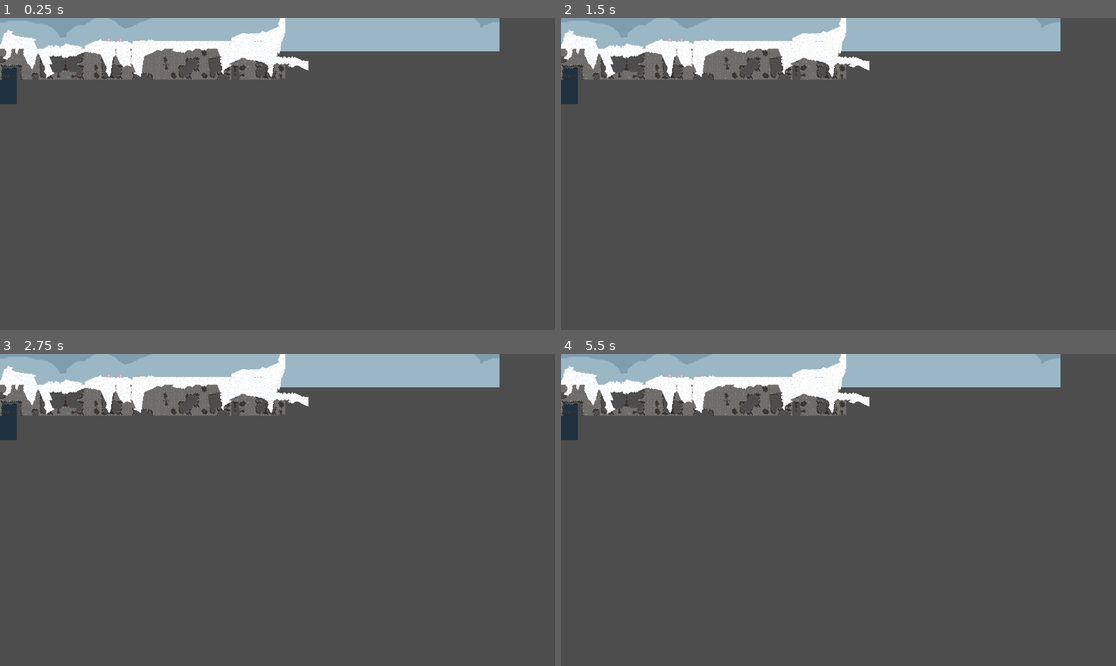
Above: before the commit, frames 1-4 (two rows, left to right).
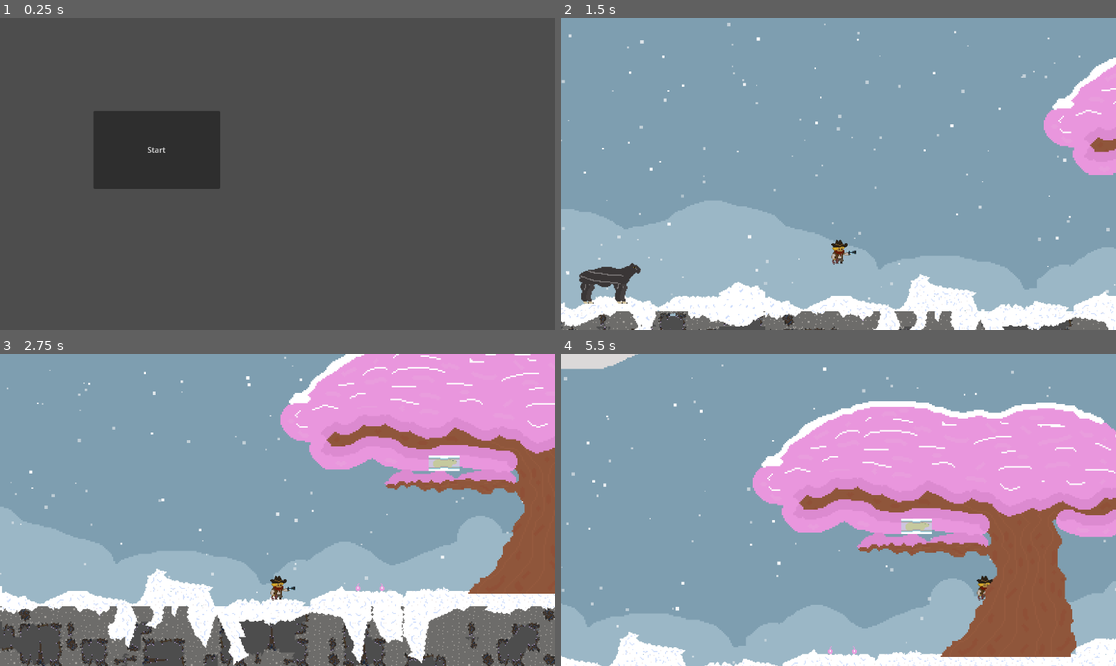
Above: after the commit, the same moments.

Repository: sDANTOSO/CozySnowCowboyGame
Game: Godot game, scene res://Scenes/main_menu.tscn
Same seed, same stepped clock (60 frames per second), same inputs: the game is played once before the commit and once after it. Before the commit the project starts from res://Scenes/the_snow.tscn.
Inputs (mouse positions are in pixels of both pictures, inside the frame that each line leads up to):
- Up to frame 1 (0.25 s): no input
- Up to frame 2 (1.5 s): click (572, 27) at 0.52 s; click (716, 149) at 1.25 s, where only the run after the commit has a clickable "Start"
- Up to frame 3 (2.75 s): tap Enter (ui_accept) at 2, 2.27 s; move the mouse to (399, 494) at 2.02 s; hold D (right) from 2.03 s (still down); tap F (Grab) at 2.1 s
- Up to frame 4 (5.5 s): move the mouse to (727, 525) at 2.77 s; click (727, 525) at 2.85 s; tap Enter (ui_accept) at 3.02, 4.52, 5.27 s; move the mouse to (894, 441) at 3.52 s; release D (right) at 3.53 s; hold A (left) 3.53-4.28 s; tap E (dismount) at 3.6 s; move the mouse to (810, 572) at 4.27 s; hold D (right) from 4.28 s (still down); tap Alt at 4.35 s; move the mouse to (1005, 556) at 5.02 s; tap Shift at 5.1 s

The runs differ from the first frame. In frame 1, 19% of the frame differs, in the area x 0-90%, y 0-55%; in frame 2, 98%; in frame 3, 95%; in frame 4, 100%, in the area x 0-100%, y 0-100%.

Commit message:
Added some UI

Diff:
--- /dev/null
+++ b/cozy-snow-cowboy/Scenes/cryo_box.tscn
@@ -0,0 +1,54 @@
+[gd_scene load_steps=6 format=3 uid="uid://dr5sls6odbsso"]
+
+[ext_resource type="Script" uid="uid://crabjdeuda0wt" path="res://top.gd" id="1_85w6k"]
+[ext_resource type="Texture2D" uid="uid://dvpf1yd6ehojq" path="res://Assets/CryoTopHalf.png" id="1_kwju0"]
+[ext_resource type="Texture2D" uid="uid://kgbia04cxwam" path="res://Assets/CryoBottomHalf.png" id="2_85w6k"]
+[ext_resource type="Texture2D" uid="uid://bqs6tkwfk7hcx" path="res://Assets/WaterBackgrou2nd.png" id="4_p5bm8"]
+
+[sub_resource type="RectangleShape2D" id="RectangleShape2D_jrra5"]
+size = Vector2(93, 74)
+
+[node name="CryoBox" type="Node2D"]
+
+[node name="Top" type="RigidBody2D" parent="."]
+position = Vector2(-351, 63)
+collision_layer = 128
+collision_mask = 255
+script = ExtResource("1_85w6k")
+
+[node name="CollisionPolygon2D" type="CollisionPolygon2D" parent="Top"]
+position = Vector2(0, 1)
+polygon = PackedVector2Array(272, -30, 272, -38, 304, -38, 304, -30, 303, -37, 288, -38, 273, -37)
+
+[node name="CryoTopHalf" type="Sprite2D" parent="Top"]
+position = Vector2(288, -37)
+scale = Vector2(0.9999999, 0.9999999)
+texture = ExtResource("1_kwju0")
+
+[node name="Bottom" type="RigidBody2D" parent="."]
+position = Vector2(-309, 63)
+collision_layer = 132
+collision_mask = 255
+
+[node name="CryoBottomHalf" type="Sprite2D" parent="Bottom"]
+position = Vector2(246, -37)
+texture = ExtResource("2_85w6k")
+
+[node name="CollisionPolygon2D" type="CollisionPolygon2D" parent="Bottom"]
+position = Vector2(325, -64)
+polygon = PackedVector2Array(-95, 35, -95, 43, -63, 43, -63, 35, -64, 42, -79, 43, -94, 42)
+
+[node name="WaterArea" type="StaticBody2D" parent="."]
+collision_layer = 0
+collision_mask = 0
+
+[node name="WaterBackground" type="Sprite2D" parent="WaterArea"]
+position = Vector2(-13, 139)
+texture = ExtResource("4_p5bm8")
+
+[node name="Area2D" type="Area2D" parent="WaterArea"]
+
+[node name="CollisionShape2D" type="CollisionShape2D" parent="WaterArea/Area2D"]
+visible = false
+position = Vector2(126.5, 90)
+shape = SubResource("RectangleShape2D_jrra5")
--- /dev/null
+++ b/cozy-snow-cowboy/Scenes/main_menu.tscn
@@ -0,0 +1,27 @@
+[gd_scene load_steps=2 format=3 uid="uid://bjm7ois8qg6m4"]
+
+[ext_resource type="Script" uid="uid://jbnrh7rgbvy1" path="res://main_menu.gd" id="1_28flt"]
+
+[node name="Main menu" type="Node2D"]
+script = ExtResource("1_28flt")
+
+[node name="Control" type="Control" parent="."]
+layout_mode = 3
+anchors_preset = 0
+offset_right = 40.0
+offset_bottom = 40.0
+
+[node name="TextureButton" type="TextureButton" parent="Control"]
+layout_mode = 0
+offset_right = 40.0
+offset_bottom = 40.0
+
+[node name="Button" type="Button" parent="Control"]
+layout_mode = 0
+offset_left = 194.0
+offset_top = 193.0
+offset_right = 457.0
+offset_bottom = 355.0
+text = "Start"
+
+[connection signal="pressed" from="Control/Button" to="." method="_on_button_pressed"]
--- a/cozy-snow-cowboy/Scenes/theSnow.tscn
+++ b/cozy-snow-cowboy/Scenes/theSnow.tscn
@@ -2,10 +2,10 @@
 
 [ext_resource type="PackedScene" uid="uid://bua6thnyrktmw" path="res://Scenes/the_main.tscn" id="1_pv3w6"]
 [ext_resource type="PackedScene" uid="uid://dgj5najb6c1qp" path="res://Scenes/the_snow.tscn" id="2_3v7dj"]
-[ext_resource type="PackedScene" uid="uid://cqlvwanlj647b" path="res://fourmyle.tscn" id="3_3v7dj"]
-[ext_resource type="PackedScene" uid="uid://cfckt23m1v4da" path="res://tree.tscn" id="4_1jrh8"]
-[ext_resource type="PackedScene" uid="uid://ckrc2y7xwawng" path="res://capybara.tscn" id="5_rceaq"]
-[ext_resource type="PackedScene" uid="uid://cis5ryt48ehg0" path="res://blobfish.tscn" id="5_s8ngn"]
+[ext_resource type="PackedScene" uid="uid://cqlvwanlj647b" path="res://Scenes/fourmyle.tscn" id="3_3v7dj"]
+[ext_resource type="PackedScene" uid="uid://cfckt23m1v4da" path="res://Scenes/tree.tscn" id="4_1jrh8"]
+[ext_resource type="PackedScene" uid="uid://ckrc2y7xwawng" path="res://Scenes/capybara.tscn" id="5_rceaq"]
+[ext_resource type="PackedScene" uid="uid://cis5ryt48ehg0" path="res://Scenes/blobfish.tscn" id="5_s8ngn"]
 [ext_resource type="Script" uid="uid://e22n66nryo5q" path="res://Scenes/unstable.gd" id="6_g2qjc"]
 [ext_resource type="Texture2D" uid="uid://cowoyl6q0227k" path="res://Assets/Cliff.png" id="6_rceaq"]
 
--- a/cozy-snow-cowboy/Scenes/the_main.gd
+++ b/cozy-snow-cowboy/Scenes/the_main.gd
@@ -1,11 +1,29 @@
 extends Node2D
 
 
-var laserball_scene = preload("res://laserball.tscn")
-
+var laserball_scene = preload("res://Scenes/laserball.tscn")
+var gamePaused=false
 #func _ready() -> void:
 	#for scout in get_tree().get_nodes_in_group('Scouts'):
 		#scout.connect('laserball',_on_scout_laserball)
+func _process(delta: float) -> void:
+	if Input.is_action_just_pressed("pause") && gamePaused:
+		unpause()
+		gamePaused=false
+	if Input.is_action_just_pressed("pause") && gamePaused==false:
+
+		pause()
+		gamePaused=true
+
+func pause():
+	get_tree().paused = true
+	$PauseMenu.show()
+
+
+func unpause():
+	$PauseMenu.hide()
+	get_tree().paused=false
+
 
 func _on_maincharacter_laser_shot(pos: Variant, direction: Variant) -> void:
 	create_laser(pos,direction)
--- a/cozy-snow-cowboy/Scenes/the_main.tscn
+++ b/cozy-snow-cowboy/Scenes/the_main.tscn
@@ -1,16 +1,17 @@
-[gd_scene format=3 uid="uid://bua6thnyrktmw"]
+[gd_scene load_steps=4 format=3 uid="uid://bua6thnyrktmw"]
 
 [ext_resource type="PackedScene" uid="uid://5fj8vw51ttiq" path="res://Scenes/maincharacter.tscn" id="1_1vb85"]
 [ext_resource type="Script" uid="uid://dktut6xugwcjb" path="res://Scenes/the_main.gd" id="1_mukro"]
+[ext_resource type="PackedScene" uid="uid://vkpulhv270xm" path="res://pause_menu.tscn" id="3_gyvgq"]
 
-[node name="theMain" type="Node2D" unique_id=1882367490]
+[node name="theMain" type="Node2D"]
 script = ExtResource("1_mukro")
 
-[node name="Projectiles" type="Node2D" parent="." unique_id=915955275]
+[node name="Projectiles" type="Node2D" parent="."]
 
-[node name="Maincharacter" parent="." unique_id=2134009318 instance=ExtResource("1_1vb85")]
+[node name="Maincharacter" parent="." instance=ExtResource("1_1vb85")]
 
-[node name="Camera2D" type="Camera2D" parent="Maincharacter" unique_id=1559859342]
+[node name="Camera2D" type="Camera2D" parent="Maincharacter"]
 position = Vector2(-2, 19)
 offset = Vector2(0, -100)
 zoom = Vector2(2, 2)
@@ -19,4 +20,11 @@
 limit_right = 590
 limit_bottom = 10000020
 
+[node name="PauseMenu" parent="." instance=ExtResource("3_gyvgq")]
+visible = false
+offset_left = -160.0
+offset_top = -185.0
+offset_right = -160.0
+offset_bottom = -185.0
+
 [connection signal="laser_shot" from="Maincharacter" to="." method="_on_maincharacter_laser_shot"]
--- a/cozy-snow-cowboy/Scenes/the_snow.tscn
+++ b/cozy-snow-cowboy/Scenes/the_snow.tscn
@@ -1,17 +1,13 @@
-[gd_scene load_steps=30 format=4 uid="uid://dgj5najb6c1qp"]
+[gd_scene load_steps=28 format=4 uid="uid://dgj5najb6c1qp"]
 
 [ext_resource type="Script" uid="uid://dbq456b26kpxx" path="res://Scenes/the_snow.gd" id="1_7s3q5"]
 [ext_resource type="Texture2D" uid="uid://tc0r2lkhckbc" path="res://Assets/CSBBackground.png" id="1_sknuc"]
 [ext_resource type="Texture2D" uid="uid://qko46x7kdxu0" path="res://Assets/ROCKMAP.png" id="3_sknuc"]
-[ext_resource type="Texture2D" uid="uid://bqs6tkwfk7hcx" path="res://Assets/WaterBackgrou2nd.png" id="3_uy35t"]
 [ext_resource type="PackedScene" uid="uid://b5jticawvyf7a" path="res://Scenes/cave.tscn" id="4_fhhhh"]
 [ext_resource type="Texture2D" uid="uid://b7j4kjsq5sc1s" path="res://Assets/Snow.png" id="4_uy35t"]
 [ext_resource type="Texture2D" uid="uid://dqo84fv6fadxi" path="res://Assets/Snowv2.png" id="7_4hloa"]
 [ext_resource type="Texture2D" uid="uid://ch8a2ovch047g" path="res://Assets/Snow3.png" id="8_p61nb"]
 [ext_resource type="Texture2D" uid="uid://dfssmvydse2ag" path="res://Assets/Marsh2.png" id="14_4a43q"]
-
-[sub_resource type="RectangleShape2D" id="RectangleShape2D_uy35t"]
-size = Vector2(93, 74)
 
 [sub_resource type="TileSetAtlasSource" id="TileSetAtlasSource_d6jkq"]
 texture = ExtResource("3_sknuc")
@@ -199,7 +195,7 @@
 sources/4 = SubResource("TileSetAtlasSource_aw70g")
 
 [sub_resource type="OccluderPolygon2D" id="OccluderPolygon2D_revar"]
-polygon = PackedVector2Array(-459, 282, -459, 178, -440, 175, -424, 190, -439, 247, -399, 276, -343, …(249 unchanged characters)…
+polygon = PackedVector2Array(-459, 282, -465, 129, -430, 148, -424, 190, -439, 247, -399, 276, -343, …(249 unchanged characters)…
 
 [sub_resource type="Curve" id="Curve_revar"]
 _data = [Vector2(0.019943021, 1), 0.0, 0.0, 0, 0, Vector2(1, 0), -2.6701674, 0.0, 0, 0]
@@ -253,21 +249,6 @@
 visible = false
 position = Vector2(-947, -277)
 
-[node name="WaterArea" type="StaticBody2D" parent="."]
-collision_layer = 0
-collision_mask = 0
-
-[node name="WaterBackground" type="Sprite2D" parent="WaterArea"]
-position = Vector2(-13, 139)
-texture = ExtResource("3_uy35t")
-
-[node name="Area2D" type="Area2D" parent="WaterArea"]
-
-[node name="CollisionShape2D" type="CollisionShape2D" parent="WaterArea/Area2D"]
-visible = false
-position = Vector2(126.5, 90)
-shape = SubResource("RectangleShape2D_uy35t")
-
 [node name="RockArea" type="Area2D" parent="."]
 collision_layer = 0
 collision_mask = 0
@@ -322,5 +303,3 @@
 process_material = SubResource("ParticleProcessMaterial_revar")
 
 [connection signal="player_entered_cave" from="cave" to="cave" method="_on_player_entered_cave"]
-[connection signal="body_entered" from="WaterArea/Area2D" to="." method="_on_area_2d_body_entered"]
-[connection signal="body_exited" from="WaterArea/Area2D" to="." method="_on_area_2d_body_exited"]
--- a/cozy-snow-cowboy/cryo_box.tscn
+++ /dev/null
@@ -1,35 +0,0 @@
-[gd_scene format=3 uid="uid://dr5sls6odbsso"]
-
-[ext_resource type="Script" uid="uid://crabjdeuda0wt" path="res://top.gd" id="1_85w6k"]
-[ext_resource type="Texture2D" uid="uid://dvpf1yd6ehojq" path="res://Assets/CryoTopHalf.png" id="1_kwju0"]
-[ext_resource type="Texture2D" uid="uid://kgbia04cxwam" path="res://Assets/CryoBottomHalf.png" id="2_85w6k"]
-
-[node name="CryoBox" type="Node2D" unique_id=323775312]
-
-[node name="Top" type="RigidBody2D" parent="." unique_id=1087900755]
-position = Vector2(-351, 63)
-collision_layer = 128
-collision_mask = 255
-script = ExtResource("1_85w6k")
-
-[node name="CollisionPolygon2D" type="CollisionPolygon2D" parent="Top" unique_id=1830441538]
-position = Vector2(0, 1)
-polygon = PackedVector2Array(272, -30, 272, -38, 304, -38, 304, -30, 303, -37, 288, -38, 273, -37)
-
-[node name="CryoTopHalf" type="Sprite2D" parent="Top" unique_id=1104411823]
-position = Vector2(288, -37)
-scale = Vector2(0.9999999, 0.9999999)
-texture = ExtResource("1_kwju0")
-
-[node name="Bottom" type="RigidBody2D" parent="." unique_id=1634713945]
-position = Vector2(-309, 63)
-collision_layer = 132
-collision_mask = 255
-
-[node name="CryoBottomHalf" type="Sprite2D" parent="Bottom" unique_id=1845074513]
-position = Vector2(246, -37)
-texture = ExtResource("2_85w6k")
-
-[node name="CollisionPolygon2D" type="CollisionPolygon2D" parent="Bottom" unique_id=1315981465]
-position = Vector2(325, -64)
-polygon = PackedVector2Array(-95, 35, -95, 43, -63, 43, -63, 35, -64, 42, -79, 43, -94, 42)
--- /dev/null
+++ b/cozy-snow-cowboy/main_menu.gd
@@ -0,0 +1,20 @@
+extends Node2D
+
+
+
+func _on_start_pressed() -> void:
+
+	get_tree().change_scene_to_file("res://Scenes/theSnow.tscn")
+
+func _on_controls_pressed() -> void:
+	pass # Replace with function body.
+
+
+func _on_quit_pressed() -> void:
+	get_tree().quit()
+	pass # Replace with function body.
+
+
+func _on_button_pressed() -> void:
+	get_tree().change_scene_to_file("res://Scenes/theSnow.tscn")
+	pass # Replace with function body.
--- /dev/null
+++ b/cozy-snow-cowboy/pause_menu.gd
@@ -0,0 +1,16 @@
+extends Control
+
+
+# Called when the node enters the scene tree for the first time.
+func _ready() -> void:
+	pass # Replace with function body.
+
+
+# Called every frame. 'delta' is the elapsed time since the previous frame.
+func _process(delta: float) -> void:
+	pass
+
+
+func _on_button_pressed() -> void:
+	$".".hide()
+	get_tree().paused=false
--- /dev/null
+++ b/cozy-snow-cowboy/pause_menu.tscn
@@ -0,0 +1,53 @@
+[gd_scene load_steps=7 format=3 uid="uid://vkpulhv270xm"]
+
+[ext_resource type="Texture2D" uid="uid://bwu4c4sg7668k" path="res://Assets/MenuBG.png" id="1_hdmo1"]
+[ext_resource type="Script" uid="uid://d1u6l3il4abpq" path="res://pause_menu.gd" id="1_nwcfo"]
+
+[sub_resource type="Gradient" id="Gradient_hdmo1"]
+offsets = PackedFloat32Array(0, 0.39999998, 0.9)
+colors = PackedColorArray(0.96035105, 0.96035105, 0.96035093, 1, 0.26451182, 0.52869767, 0.52859175, 1, 5.7756904e-07, 0.41383278, 0.41387358, 1)
+metadata/_snap_enabled = true
+
+[sub_resource type="GradientTexture1D" id="GradientTexture1D_nwcfo"]
+gradient = SubResource("Gradient_hdmo1")
+width = 118
+
+[sub_resource type="SystemFont" id="SystemFont_hdmo1"]
+subpixel_positioning = 0
+
+[sub_resource type="LabelSettings" id="LabelSettings_nwcfo"]
+font = SubResource("SystemFont_hdmo1")
+font_size = 13
+font_color = Color(0.014275214, 0.014275223, 0.014275194, 1)
+
+[node name="PauseMenu" type="Control"]
+process_mode = 2
+layout_mode = 3
+anchors_preset = 0
+script = ExtResource("1_nwcfo")
+
+[node name="TextureRect" type="TextureRect" parent="."]
+layout_mode = 0
+offset_right = 40.0
+offset_bottom = 40.0
+texture = ExtResource("1_hdmo1")
+
+[node name="Button" type="Button" parent="."]
+layout_mode = 0
+offset_left = 68.0
+offset_top = 162.0
+offset_right = 269.0
+offset_bottom = 193.0
+text = "Continue"
+icon = SubResource("GradientTexture1D_nwcfo")
+
+[node name="Continue" type="Label" parent="."]
+layout_mode = 0
+offset_left = 92.0
+offset_top = 67.0
+offset_right = 163.0
+offset_bottom = 90.0
+text = "Move "
+label_settings = SubResource("LabelSettings_nwcfo")
+
+[connection signal="pressed" from="Button" to="." method="_on_button_pressed"]
--- a/cozy-snow-cowboy/project.godot
+++ b/cozy-snow-cowboy/project.godot
@@ -15,7 +15,7 @@
 [application]
 
 config/name="CozySnowCowboy"
-run/main_scene="uid://dgj5najb6c1qp"
+run/main_scene="uid://bjm7ois8qg6m4"
 config/features=PackedStringArray("4.5", "Forward Plus")
 
 [dotnet]
@@ -68,6 +68,11 @@
 "events": [Object(InputEventKey,"resource_local_to_scene":false,"resource_name":"","device":-1,"window_id":0,"alt_press …(192 unchanged characters)…
 ]
 }
+pause={
+"deadzone": 0.2,
+"events": [Object(InputEventKey,"resource_local_to_scene":false,"resource_name":"","device":0,"window_id":0,"alt_pressed":false,"shift_pressed":false,"ctrl_pressed":false,"meta_pressed":false,"pressed":false,"keycode":0,"physical_keycode":4194305,"key_label":0,"unicode":0,"location":0,"echo":false,"script":null)
+]
+}
 
 [layer_names]
 
Binary file added: cozy-snow-cowboy/Assets/MenuBG.aseprite
Binary file added: cozy-snow-cowboy/Assets/MenuBG.png
Not shown, added: cozy-snow-cowboy/Assets/MenuBG.png.import
Renamed: cozy-snow-cowboy/Gun.tscn -> cozy-snow-cowboy/Scenes/Gun.tscn
Renamed: cozy-snow-cowboy/blobfish.tscn -> cozy-snow-cowboy/Scenes/blobfish.tscn
Renamed: cozy-snow-cowboy/capybara.tscn -> cozy-snow-cowboy/Scenes/capybara.tscn
Renamed: cozy-snow-cowboy/fourmyle.tscn -> cozy-snow-cowboy/Scenes/fourmyle.tscn
Renamed: cozy-snow-cowboy/laserball.tscn -> cozy-snow-cowboy/Scenes/laserball.tscn
Renamed: cozy-snow-cowboy/tree.tscn -> cozy-snow-cowboy/Scenes/tree.tscn
Not shown, added: cozy-snow-cowboy/main_menu.gd.uid
Not shown, added: cozy-snow-cowboy/pause_menu.gd.uid
